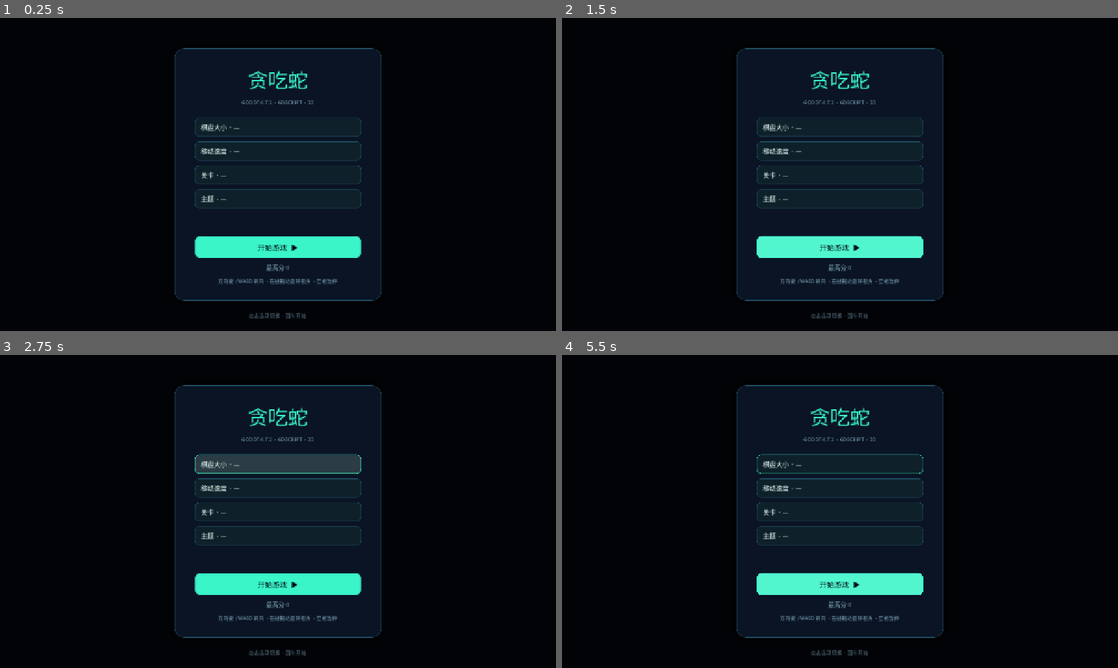
Above: before the commit, frames 1-4 (two rows, left to right).
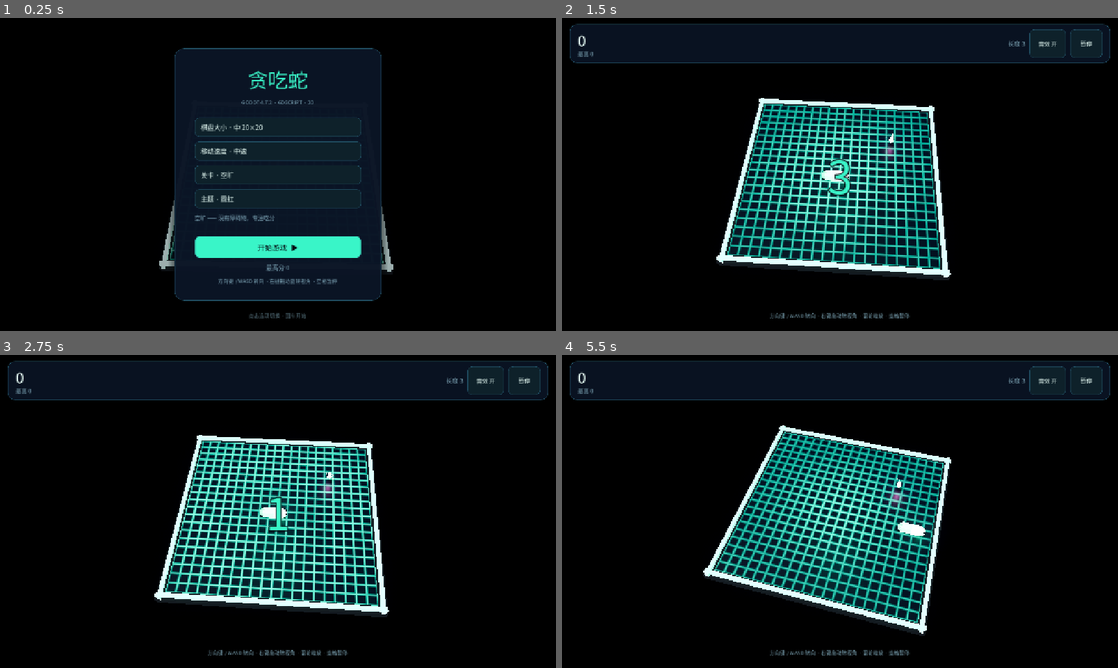
Above: after the commit, the same moments.

Repository: g-ai-002/godot-snake-3d
Game: Godot game, scene res://scenes/main.tscn
The game is run twice, just before and just after one commit, with the same random seed, the same clock (stepped at 60 frames per second) and the same inputs.
Inputs (mouse positions are in pixels of both pictures, inside the frame that each line leads up to):
- Up to frame 1 (0.25 s): no input
- Up to frame 2 (1.5 s): click "开始游戏 ▶" at 0.5 s; click (840, 246) at 1.25 s, where only the run before the commit has a clickable "开始游戏 ▶"
- Up to frame 3 (2.75 s): click (278, 464) at 2 s, where only the run before the commit has a clickable "棋盘大小 · —"
- Up to frame 4 (5.5 s): click (1045, 380) at 2.75 s, where only the run after the commit has a clickable "音效 开"; click (1045, 380) at 3.5 s, where only the run after the commit has a clickable "音效 关"; tap Enter at 4.25 s; move the mouse to (962, 495) at 4.27 s; hold Right 4.28-5 s; tap Q at 4.35 s; click (962, 495) at 4.42 s; tap Space at 4.52 s; drag from (728, 527) to (812, 574) at 5.02 s

The runs differ from the first frame. In frame 1, 0.7% of the frame differs, in the area x 28-71%, y 34-82%; in frame 2, 33%; in frame 3, 34%; in frame 4, 34%, in the area x 1-99%, y 1-96%.
Error before the commit: Parse Error: Identifier "_popup_pool" not declared in the current scope. (res://scripts/game.gd:623)

Commit message:
fix(game): 补齐飘字与粒子池声明并校验 Tween 元数据
复用池依赖的 _popup_pool/_burst_pool 等变量在脚本中缺失声明，运行时会因标识符
未定义而报错；同时改为先 has_meta 再取出运行中的 Tween 终止。

Diff:
--- a/scripts/game.gd
+++ b/scripts/game.gd
@@ -75,6 +75,12 @@
 var _sky_material: ProceduralSkyMaterial
 var _key_light: DirectionalLight3D
 var _fill_light: OmniLight3D
+
+# 飘字与爆散粒子常驻复用，避免每次吃食物都新建节点/材质/网格造成掉帧。
+var _popup_pool: Array[Label3D] = []
+var _popup_index := 0
+var _burst_pool: Array[GPUParticles3D] = []
+var _burst_index := 0
 
 @onready var board_view: BoardView = $Board
 @onready var snake_view: SnakeView = $Snake
@@ -659,9 +665,10 @@
 	var label := _popup_pool[_popup_index]
 	_popup_index = (_popup_index + 1) % _popup_pool.size()
 
-	var running: Variant = label.get_meta("fx_tween", null)
-	if running is Tween and running.is_valid():
-		running.kill()
+	if label.has_meta("fx_tween"):
+		var running: Variant = label.get_meta("fx_tween")
+		if running is Tween and running.is_valid():
+			running.kill()
 
 	label.text = text
 	label.outline_modulate = Color(colors["bg_bottom"], 0.95)
